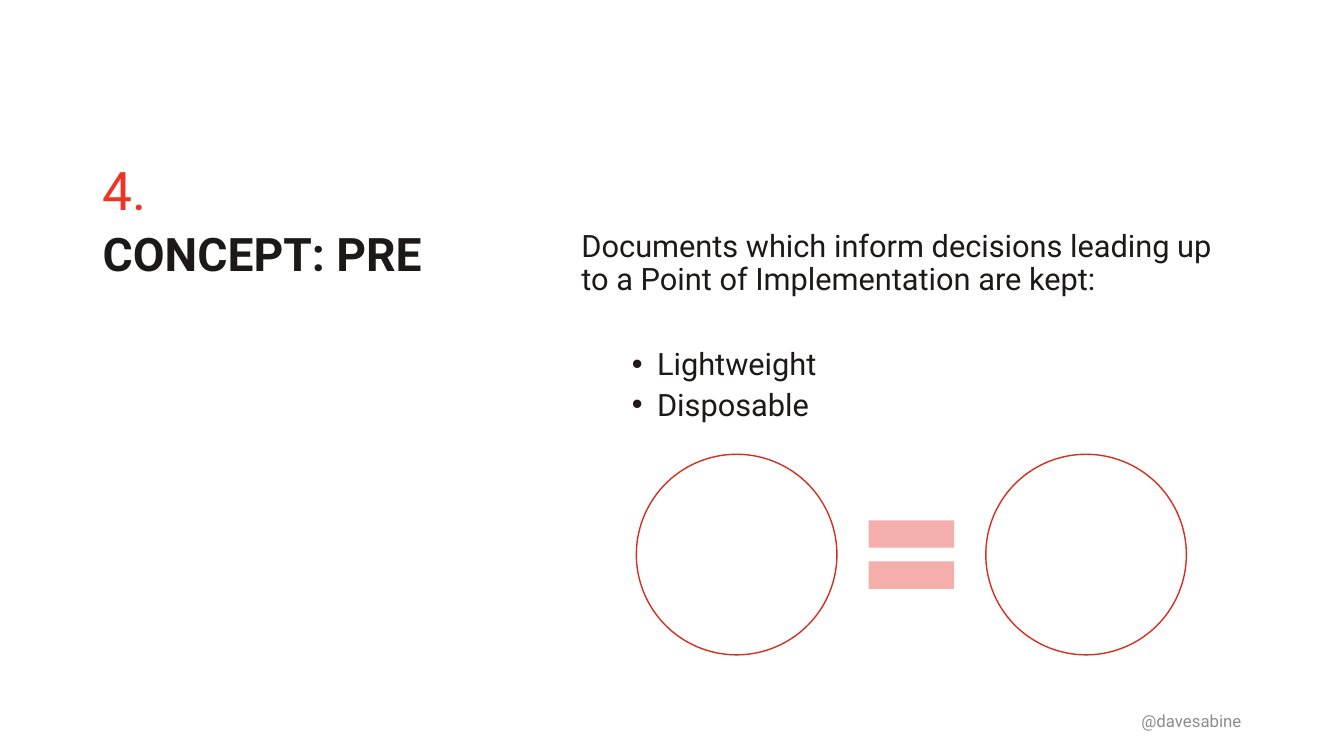
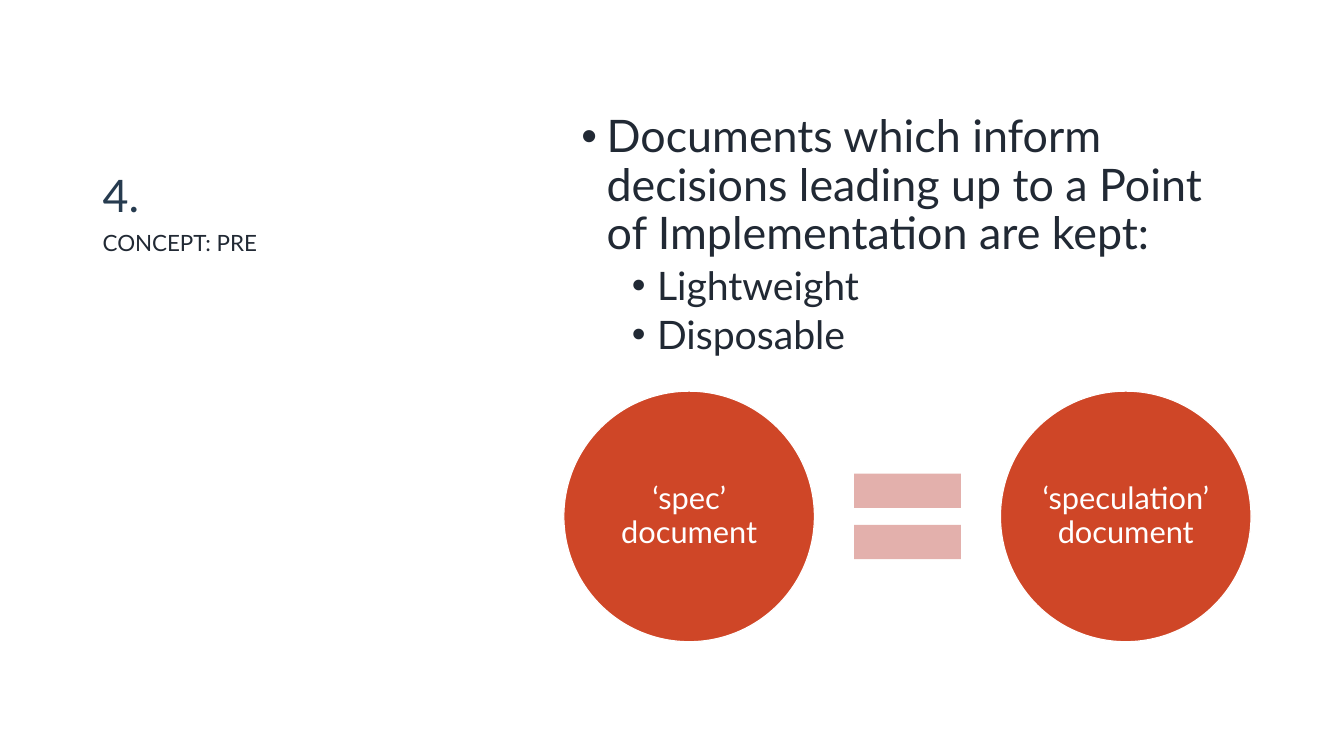
Before and after one commit to DavidSabine/The-Art-of-Agile-Product-Documentation, a slide deck: slide 16 of assets/The Art of Agile Documentation — Presentation — by David Sabine.pptx. Drawn at 1344x756 pixels with LibreOffice and Linux fonts; fonts in the diff are those of the drawing; background and template pictures are left out. Boxes give left, top, right and bottom in pixels: in the first picture for what was removed or moved away, otherwise in the second. Text is boxed around its words. In the diff, an @@ line names an element or a change of style, - is before the commit and + after.

```diff
--- a/assets/The Art of Agile Documentation — Presentation — by David Sabine.pptx
+++ b/assets/The Art of Agile Documentation — Presentation — by David Sabine.pptx
@@ title "4." at [103, 180, 140, 213]: size 38 to 32 pt, font Roboto to Lato, text colour #EE3423 to #263B4F @@
@@ text "Documents which inform decisions leading ...": place and size @@
-text "Documents which inform decisions leading ..." at [581, 233, 1211, 423]
+text "Documents which inform decisions leading ..." at [607, 119, 1202, 356]
@@ text "Documents which inform decisions leading ..." at [607, 119, 1202, 356]: size 22 to 32 pt in "Documents which inform decisions leading up to ..."; font Roboto to Lato, text colour #1E1919 to #212934; size 22 to 28 pt in "Lightweight", "Disposable"; bullet none to •; less space between paragraphs @@
@@ text "CONCEPT: PRE" at [103, 234, 257, 251]: size 33 to 16 pt, font Roboto to Lato, text colour #1E1919 to #212934, bold off @@
@@ ellipse at [564, 391, 815, 642]: fill #FFFFFF to #CF4627; outline #D82F20 1 pt to #FFFFFF 0.85 pt @@
@@ ellipse: place and size @@
-ellipse at [636, 455, 837, 655]
+ellipse at [564, 391, 815, 642]
@@ ellipse: place and size @@
-ellipse at [986, 455, 1187, 655]
+ellipse at [1001, 391, 1252, 642]
@@ ellipse at [1001, 391, 1252, 642]: fill #FFFFFF to #CF4627; outline #D82F20 1 pt to #FFFFFF 0.85 pt @@
@@ math equal: place and size @@
-math equal at [853, 496, 969, 612]
+math equal at [835, 444, 980, 589]
@@ math equal at [835, 444, 980, 589]: fill #F5AEAC to #E4B1AD @@
@@ text added at [621, 485, 757, 544], 22 pt, text #FFFFFF @@
+‘spec’ document
@@ text added at [1043, 485, 1210, 544], 22 pt, text #FFFFFF @@
+‘speculation’ document
@@ text removed at [1141, 714, 1241, 731] @@
-@davesabine
```
Also in this commit, not shown: 20 other slides changed, 4 other files.
